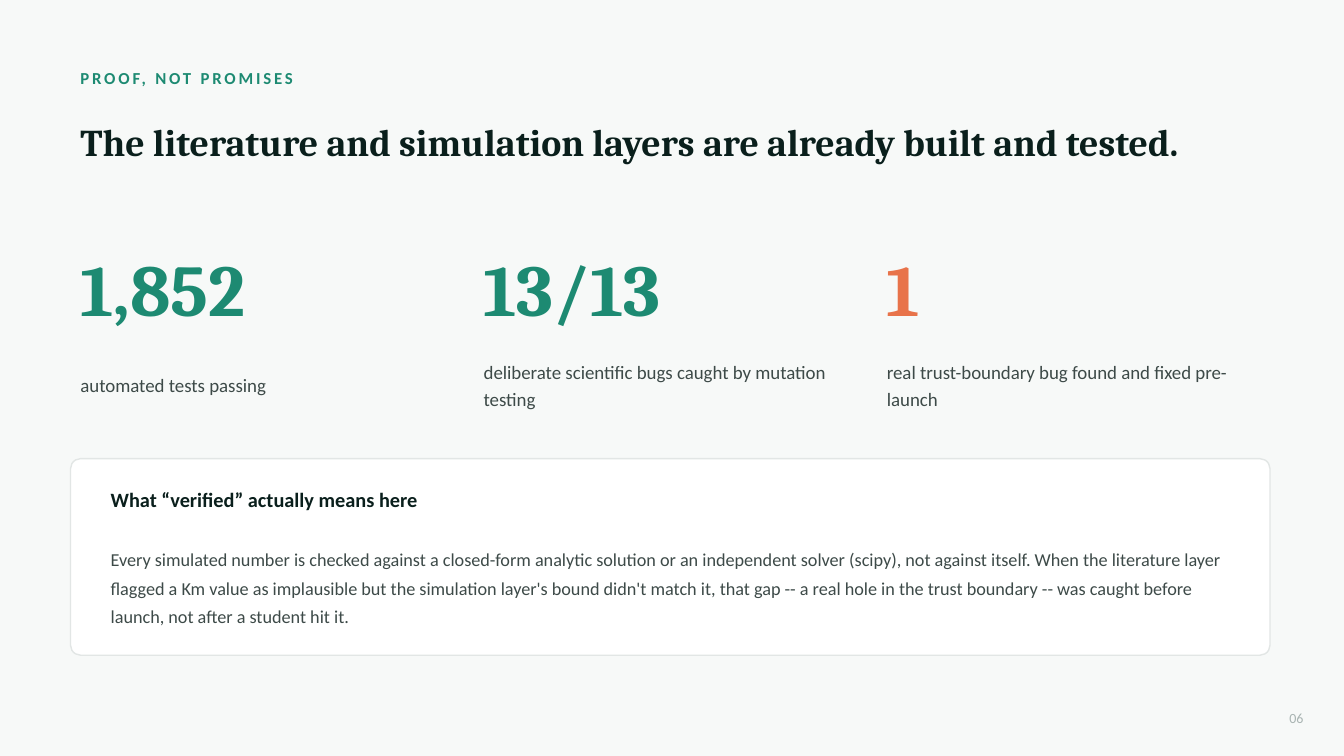
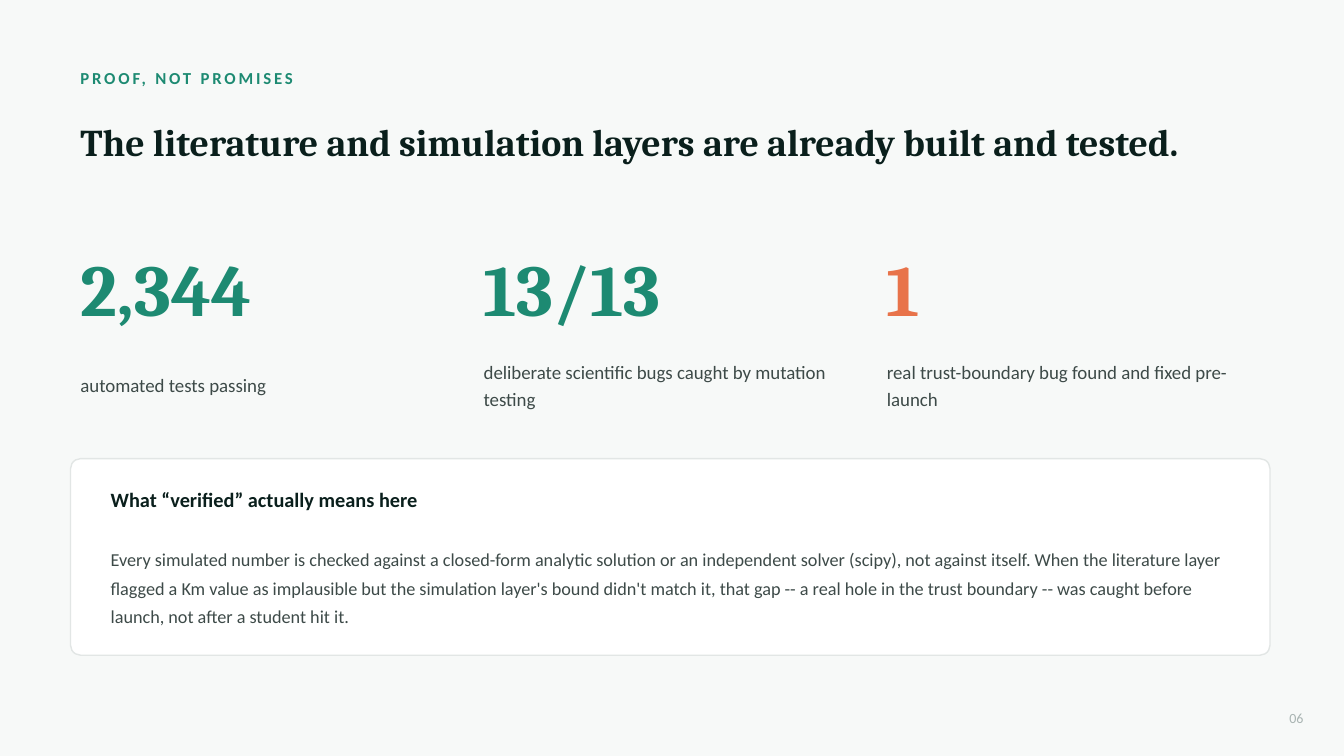
Before and after one commit to math12345678/caterva, a slide deck: slide 6 of terrium_pitch_deck.pptx. Drawn at 1344x756 pixels with LibreOffice and Linux fonts; fonts in the diff are those of the drawing. Boxes give left, top, right and bottom in pixels: in the first picture for what was removed or moved away, otherwise in the second. Text is boxed around its words. In the diff, an @@ line names an element or a change of style, - is before the commit and + after.

```diff
--- a/terrium_pitch_deck.pptx
+++ b/terrium_pitch_deck.pptx
@@ text at (80,266,251,326): text changed @@
-1,852
+2,344
```
Also in this commit, not shown: 1 other slide changed, 10 other files.
